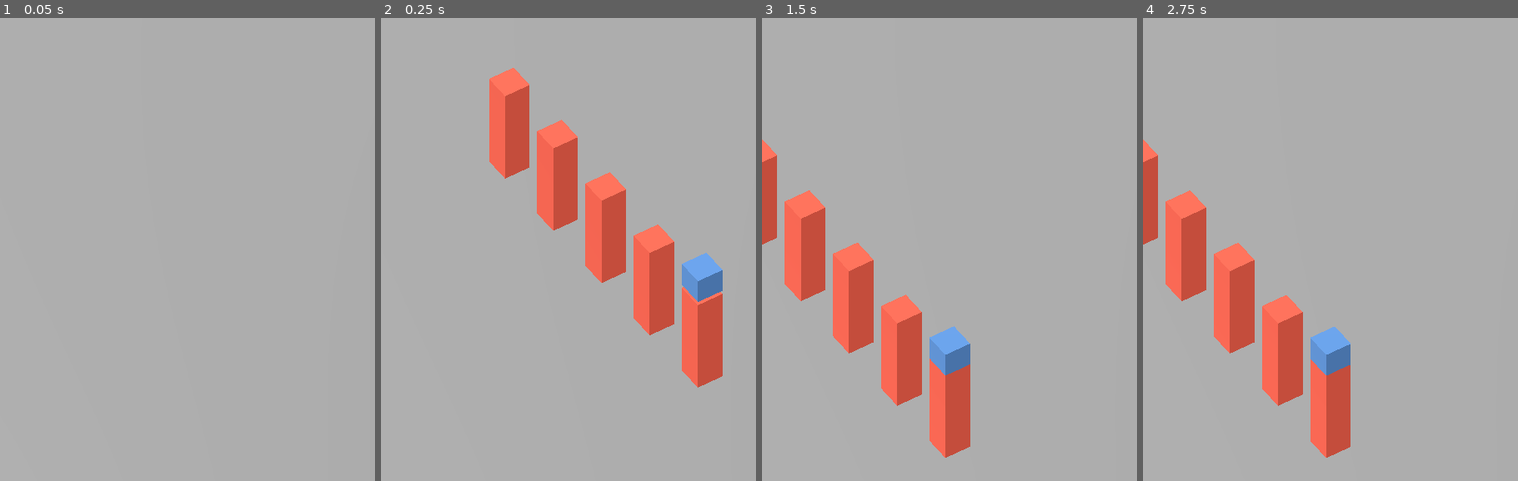
Above: before the commit, frames 1-4 (left to right).
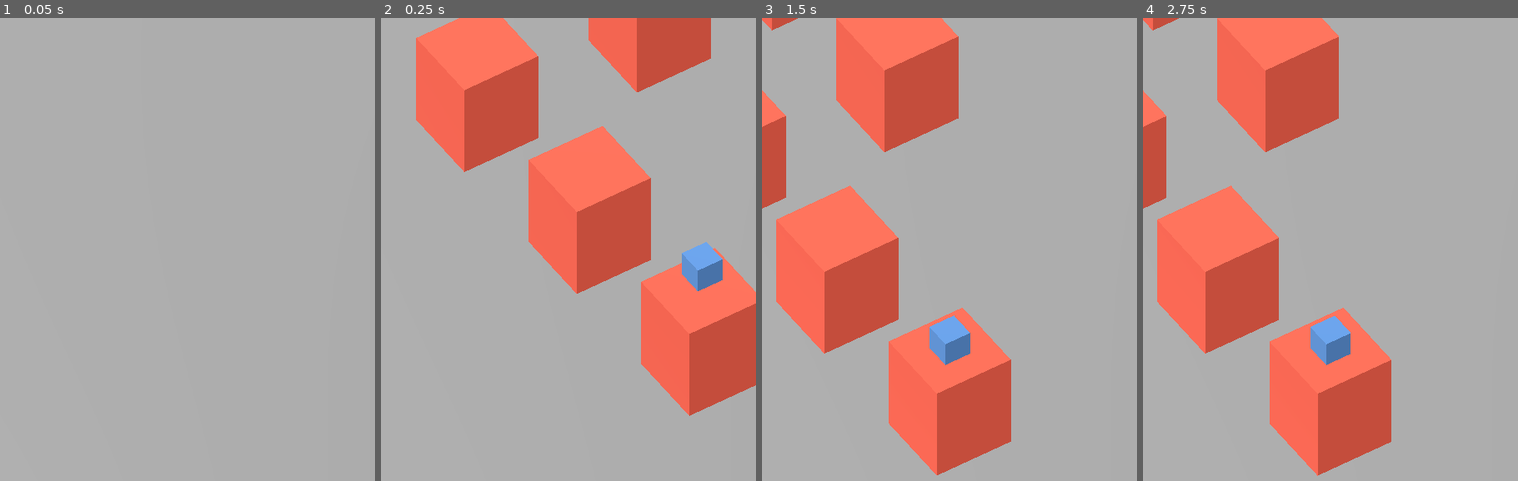
Above: after the commit, the same moments.

Repository: Skrever/ForwardJump
Game: Godot game, scene res://Content/MainScenes/MainScene.tscn
The game is run twice, just before and just after one commit, with the same random seed, the same clock (stepped at 60 frames per second) and the same inputs.
Inputs (mouse positions are in pixels of both pictures, inside the frame that each line leads up to):
- Up to frame 1 (0.05 s): no input
- Up to frame 2 (0.25 s): no input
- Up to frame 3 (1.5 s): move the mouse to (1032, 318) at 0.52 s; click (1032, 318) at 0.67 s; move the mouse to (874, 383) at 1.27 s; click (874, 383) at 1.42 s
- Up to frame 4 (2.75 s): tap Enter at 2 s; move the mouse to (1368, 203) at 2.02 s; click (1368, 203) at 2.17 s

The runs differ from the first frame. In frame 2, 27% of the frame differs, in the area x 9-100%, y 0-86%; in frame 3, 24%; in frame 4, 24%.

Commit message:
Сделан тестовый билд, отлажено упраление игроком, добавлен динамический пол

Diff:
--- a/Content/Classes/Column/Column.gd
+++ b/Content/Classes/Column/Column.gd
@@ -1,7 +1,9 @@
 class_name Collumn
-extends Node3D
+extends StaticBody3D
 
 var Use : bool = false
+var NextCollumnAt : Global.DIRECTION = Global.DIRECTION.LEFT
+
 # Called when the node enters the scene tree for the first time.
 func _ready():
 	pass
--- a/Content/Classes/Column/Column.tscn
+++ b/Content/Classes/Column/Column.tscn
@@ -3,25 +3,23 @@
 [ext_resource type="Script" path="res://Content/Classes/Column/Column.gd" id="1_i2q6p"]
 
 [sub_resource type="BoxShape3D" id="BoxShape3D_riwsd"]
-size = Vector3(1, 3.97693, 1)
+size = Vector3(3, 3.977, 3)
 
 [sub_resource type="BoxMesh" id="BoxMesh_nv2kg"]
-size = Vector3(1, 4, 1)
+size = Vector3(3, 4, 3)
 
 [sub_resource type="StandardMaterial3D" id="StandardMaterial3D_7x140"]
 albedo_color = Color(0.903223, 0.361231, 0.283591, 1)
 
-[node name="Column" type="Node3D"]
+[node name="Column" type="StaticBody3D"]
 script = ExtResource("1_i2q6p")
 
-[node name="StaticBody3D" type="StaticBody3D" parent="."]
-
-[node name="CollisionShape3D" type="CollisionShape3D" parent="StaticBody3D"]
+[node name="CollisionShape3D" type="CollisionShape3D" parent="."]
 transform = Transform3D(1, 0, 0, 0, 1, 0, 0, 0, 1, 0, 1.98366, 0)
 shape = SubResource("BoxShape3D_riwsd")
 
-[node name="Mesh" type="MeshInstance3D" parent="StaticBody3D/CollisionShape3D"]
+[node name="Mesh" type="MeshInstance3D" parent="CollisionShape3D"]
 transform = Transform3D(1, 0, 0, 0, 1, 0, 0, 0, 1, 0, -0.00626719, 0)
 mesh = SubResource("BoxMesh_nv2kg")
-skeleton = NodePath("../../..")
+skeleton = NodePath("../..")
 surface_material_override/0 = SubResource("StandardMaterial3D_7x140")
--- /dev/null
+++ b/Content/Classes/DinamicFloor/DinamicFloor.tscn
@@ -0,0 +1,21 @@
+[gd_scene load_steps=4 format=3 uid="uid://djukxyj1v26ks"]
+
+[ext_resource type="Script" path="res://Content/Classes/DinamicFloor/dinamic_floor.gd" id="1_x5vjj"]
+
+[sub_resource type="PlaneMesh" id="PlaneMesh_2bti1"]
+size = Vector2(100, 100)
+
+[sub_resource type="BoxShape3D" id="BoxShape3D_rq7yk"]
+size = Vector3(100, 0.850708, 100)
+
+[node name="DinamicFloor" type="Node3D"]
+script = ExtResource("1_x5vjj")
+
+[node name="Mesh" type="MeshInstance3D" parent="."]
+mesh = SubResource("PlaneMesh_2bti1")
+
+[node name="Area" type="Area3D" parent="."]
+
+[node name="Collision" type="CollisionShape3D" parent="Area"]
+transform = Transform3D(1, 0, 0, 0, 1, 0, 0, 0, 1, 0, -0.074646, 0)
+shape = SubResource("BoxShape3D_rq7yk")
--- /dev/null
+++ b/Content/Classes/DinamicFloor/dinamic_floor.gd
@@ -0,0 +1,13 @@
+extends Node3D
+
+# Called when the node enters the scene tree for the first time.
+func _ready() -> void:
+	Global.player.MovingFinished.connect(_move)
+
+
+# Called every frame. 'delta' is the elapsed time since the previous frame.
+func _process(delta: float) -> void:
+	pass
+
+func _move():
+	position = Global.player.position * Vector3(1,0,1)
--- a/Content/Classes/Generator/Generator.gd
+++ b/Content/Classes/Generator/Generator.gd
@@ -2,13 +2,11 @@
 
 @export_category("Columns Settings")
 @export var StartColumnLocation = Vector3.ZERO
-@export var SpawnDistance : float = 3.0
-@export var CountColumns : int
 
 #Буфер колонн
 var Collumns: Array[Collumn]
-var used_columns: Array[Node]
 var CollumnSpawnPosition := Vector3(0,30,0)
+
 
 # Called when the node enters the scene tree for the first time.
 func _ready():
@@ -20,7 +18,7 @@
 
 	_spawn_column(Global.DIRECTION.LEFT)
 	_spawn_column(Global.DIRECTION.LEFT)
-	_spawn_column(Global.DIRECTION.LEFT)
+	_spawn_column(Global.DIRECTION.FORWARD)
 	_spawn_column(Global.DIRECTION.LEFT)
 
 	Global.player.MovingFinished.connect(_spawn_next)
@@ -32,11 +30,15 @@
 	pass
 
 func _spawn_next():
-	_spawn_column(Global.Direction)
-	delete_column()
+	if Global.RandomSpawn:
+		Global.Direction = randi_range(0,1)
+		_spawn_column(Global.Direction)
+		delete_column()
+	else:
+		print("Random spawn disabled")
 
 func _create_collumn():
-	var collumn = load("uid://pvbtwtmqm74r").instantiate() #инитим коллонну
+	var collumn : Collumn = load("uid://pvbtwtmqm74r").instantiate() #инитим коллонну
 	add_child(collumn)
 	collumn.position = CollumnSpawnPosition
 	Collumns.append(collumn)
@@ -51,16 +53,21 @@
 
 	match direction_:
 		Global.DIRECTION.LEFT:
-			StartColumnLocation.x -= SpawnDistance
+			StartColumnLocation.x -= Global.Distance
+			StartColumnLocation.x = floor(StartColumnLocation.x)
 		Global.DIRECTION.FORWARD:
-			StartColumnLocation.z -= SpawnDistance
+			StartColumnLocation.z -= Global.Distance
+			StartColumnLocation.z = floor(StartColumnLocation.z)
 		Global.DIRECTION.RIGHT:
-			StartColumnLocation.x += SpawnDistance
+			StartColumnLocation.x += Global.Distance
+			StartColumnLocation.x = floor(StartColumnLocation.x)
 		Global.DIRECTION.BACK:
-			StartColumnLocation.z += SpawnDistance
+			StartColumnLocation.z += Global.Distance
+			StartColumnLocation.z = floor(StartColumnLocation.z)
 
 	Collumn.position = StartColumnLocation
 	Collumn.Use = true
+	Collumns.front().NextCollumnAt = direction_
 	Collumns.erase(Collumn)
 	Collumns.push_front(Collumn)
 
--- a/Content/Classes/Generator/Generator.tscn
+++ b/Content/Classes/Generator/Generator.tscn
@@ -4,4 +4,3 @@
 
 [node name="Generator" type="Node3D"]
 script = ExtResource("1_f6mlm")
-CountColumns = 10
--- a/Content/Classes/Global/Global.gd
+++ b/Content/Classes/Global/Global.gd
@@ -3,14 +3,15 @@
 enum DIRECTION
 {
 	LEFT,
+	FORWARD,
 	RIGHT,
-	FORWARD,
 	BACK
 }
 
 # Сторона и длинна, куда должен двигаться игрок и спавниться колоннки
 var Direction : DIRECTION = DIRECTION.LEFT
-var Distance : int = 3
+var Distance : int = 7
 var MaxCountCollumns : int = 10
+var RandomSpawn : bool = true
 
 var player : Player
--- a/Content/Classes/Player/Player.gd
+++ b/Content/Classes/Player/Player.gd
@@ -11,20 +11,27 @@
 
 #Сжатия игрока
 @export_category("Player Settings")
-@export var MaxCompression : float = 400
-var CurrentCompression : float = 1
+@export var MinCompression : float = 0.3
+@export var MaxCompression : float = 1
 @export var JumpCurve : Curve
 @export var MaxJump : float = 3
 @export var JumpTime : float = 1
+@export var MaxLengthTouch : float = 300
 
 #Компоненты игрока
-@onready var MeshInstance : MeshInstance3D = $Collision/Mesh
+@onready var rdMesh : MeshInstance3D = $Collision/Root/Mesh
+@onready var rdCheckFloor: RayCast3D = $Collision/CheckFloor
+@onready var rdRoot: Node3D = $Collision/Root
 
 
 var moving : bool = false
 var lastPosition : Vector3
 var nextPosition : Vector3
-var CompressinRatio : float
+var lastRotation : Vector3
+var nexRotation : Vector3
+var CompressinRatio : float = 1
+var BottomColumn : Collumn
+var Force : float = 1.4
 
 # Called when the node enters the scene tree for the first time.
 func _ready():
@@ -34,6 +41,7 @@
 # Called every frame. 'delta' is the elapsed time since the previous frame.
 func _process(delta):
 	pass
+	#print(BottomColumn)
 
 func _physics_process(delta):
 	if (!is_on_floor() and !moving):
@@ -41,45 +49,61 @@
 	move_and_slide()
 
 func _input(event):
-	if !moving:
+
 		#Касание экрана
-		if event is InputEventScreenTouch and event.is_pressed():
-			StartTouch = event.position
-			IsPressed = true
+	if event is InputEventScreenTouch and event.is_pressed():
+		StartTouch = event.position
+		IsPressed = true
 
-		#Конец касания экрана
-		if event is InputEventScreenTouch and event.is_released():
-			IsPressed = false
-			create_tween().tween_property(self, "scale", Vector3(1, 1, 1), 0.05)
-			print("CompressinRatio: ", CompressinRatio)
-			if CompressinRatio < 0.7: move()
+	#Конец касания экрана
+	if event is InputEventScreenTouch and event.is_released():
+		IsPressed = false
+		create_tween().tween_property(self, "scale", Vector3(1, 1, 1), 0.05)
+		if CompressinRatio < 0.8 and BottomColumn != null: move()
 
-		#Положение текущего касания
-		if IsPressed and (scale.y <= 1) and (scale.y >= 0.3):
+	#Положение текущего касания
+	if IsPressed : #and (scale.y <= 1) and (scale.y >= 0.3):
+		if event is not InputEventKey:
 			RelativeTouch = event.position
-			CurrentCompression = abs((StartTouch.y - RelativeTouch.y)) / 30
-			scale.y = (scale.y - (CurrentCompression/MaxCompression))
+			var alpha = -(StartTouch.y - RelativeTouch.y) / MaxLengthTouch
+			if alpha > 1: alpha = 1
+			elif alpha < -1 : alpha = -1
+			scale.y = (1 - alpha) if MinCompression < (1 - alpha) else MinCompression
+			if scale.y > MaxCompression:  scale.y = MaxCompression
 			CompressinRatio = scale.y
 
 func move():
 	moving = true
 	MovingStarted.emit()
 	lastPosition = position
-	match Global.Direction:
+	match BottomColumn.NextCollumnAt:
 		Global.DIRECTION.LEFT:
-			nextPosition = position + Vector3(-Global.Distance, 0, 0)
+			nextPosition = position + Vector3(-Global.Distance, 0, 0) * (Force - CompressinRatio)
+			nexRotation = rdMesh.rotation + Vector3(0,0,deg_to_rad(180))
+		Global.DIRECTION.FORWARD:
+			nextPosition = position + Vector3(0, 0, -Global.Distance) * (Force - CompressinRatio)
+			nexRotation = rdMesh.rotation + Vector3(deg_to_rad(-180),0,0)
 		Global.DIRECTION.RIGHT:
-			nextPosition = position + Vector3(Global.Distance, 0, 0)
-		Global.DIRECTION.FORWARD:
-			nextPosition = position + Vector3(0, 0, -Global.Distance)
-	#nextPosition *= (1.3 - CompressinRatio)
+			nextPosition = position + Vector3(Global.Distance, 0, 0) * (Force - CompressinRatio)
+			nexRotation = rdMesh.rotation + Vector3(0,0,deg_to_rad(-180))
+	lastRotation = rdMesh.rotation
 	var movingTween := create_tween().tween_method(_curve_move, 0.0, 1.0, JumpTime * (1 - CompressinRatio))
 	await movingTween.finished
-
 	moving = false
 	MovingFinished.emit()
 
 func _curve_move(alpha : float):
 	position = lerp(lastPosition, nextPosition, alpha)
 	position.y = lastPosition.y + JumpCurve.sample(alpha) * MaxJump * (1 - CompressinRatio)
-	MeshInstance.rotation.z = deg_to_rad(lerp(0, 360, alpha))
+	rdMesh.rotation = lerp(lastRotation, nexRotation, alpha)
+
+
+func _on_checker_body_entered(body: Node3D) -> void:
+	if body is Collumn:
+		BottomColumn = body
+
+
+
+func _on_checker_body_exited(body: Node3D) -> void:
+	if body is Collumn:
+		BottomColumn = null
--- a/Content/Classes/Player/Player.tscn
+++ b/Content/Classes/Player/Player.tscn
@@ -13,13 +13,35 @@
 [sub_resource type="StandardMaterial3D" id="StandardMaterial3D_fjfkj"]
 albedo_color = Color(0.338395, 0.530045, 0.773421, 1)
 
+[sub_resource type="BoxShape3D" id="BoxShape3D_akq4u"]
+size = Vector3(0.95, 0.177246, 0.95)
+
 [node name="Player" type="CharacterBody3D"]
 script = ExtResource("1_kswa7")
 JumpCurve = SubResource("Curve_4g42k")
 
 [node name="Collision" type="CollisionShape3D" parent="."]
+transform = Transform3D(1, 0, 0, 0, 1, 0, 0, 0, 1, 0, 0.513805, 0)
 shape = SubResource("BoxShape3D_8udbd")
 
-[node name="Mesh" type="MeshInstance3D" parent="Collision"]
+[node name="Root" type="Node3D" parent="Collision"]
+
+[node name="Mesh" type="MeshInstance3D" parent="Collision/Root"]
 mesh = SubResource("BoxMesh_hyoxq")
+skeleton = NodePath("../..")
 surface_material_override/0 = SubResource("StandardMaterial3D_fjfkj")
+
+[node name="CheckFloor" type="RayCast3D" parent="Collision"]
+transform = Transform3D(1, 0, 0, 0, 1, 0, 0, 0, 1, 0, -0.40943, 0)
+target_position = Vector3(0, -2, 0)
+
+[node name="Checker" type="Area3D" parent="."]
+transform = Transform3D(1, 0, 0, 0, 1, 0, 0, 0, 1, 0, -0.273852, 0)
+collision_layer = 0
+
+[node name="CheckFloor" type="CollisionShape3D" parent="Checker"]
+transform = Transform3D(1, 0, 0, 0, 1, 0, 0, 0, 1, 0, 0.0124307, 0)
+shape = SubResource("BoxShape3D_akq4u")
+
+[connection signal="body_entered" from="Checker" to="." method="_on_checker_body_entered"]
+[connection signal="body_exited" from="Checker" to="." method="_on_checker_body_exited"]
--- a/Content/MainScenes/MainScene.tscn
+++ b/Content/MainScenes/MainScene.tscn
@@ -1,19 +1,9 @@
-[gd_scene load_steps=8 format=3 uid="uid://skyapf40d7lg"]
+[gd_scene load_steps=6 format=3 uid="uid://skyapf40d7lg"]
 
 [ext_resource type="PackedScene" uid="uid://ccba8a6xdtcd7" path="res://Content/Classes/Camera/tracking_camera.tscn" id="1_555a4"]
 [ext_resource type="PackedScene" uid="uid://0o5jeu8n6e6x" path="res://Content/Classes/Generator/Generator.tscn" id="1_plau4"]
 [ext_resource type="PackedScene" uid="uid://waqdjnmtb8sl" path="res://Content/Classes/Player/Player.tscn" id="2_4u52e"]
-[ext_resource type="Script" path="res://Content/MainScenes/path_3d.gd" id="4_5kv17"]
-
-[sub_resource type="BoxMesh" id="BoxMesh_cvcha"]
-size = Vector3(100, 1, 100)
-
-[sub_resource type="Curve3D" id="Curve3D_bv3bj"]
-_data = {
-"points": PackedVector3Array(0, 0, 0, 0, 0, 0, 3, 0, 0, 1.5, 0, 0, -0.74, 0, 0, 1.77031, 1.69966, 0, 0, 0, 0, 0, 0, 0, 0, 0, 0),
-"tilts": PackedFloat32Array(0, 0, 0)
-}
-point_count = 3
+[ext_resource type="PackedScene" uid="uid://djukxyj1v26ks" path="res://Content/Classes/DinamicFloor/DinamicFloor.tscn" id="4_vq4ek"]
 
 [sub_resource type="Environment" id="Environment_p0hts"]
 background_color = Color(0.52616, 0.273195, 0.225693, 1)
@@ -35,17 +25,7 @@
 [node name="Generator" parent="." instance=ExtResource("1_plau4")]
 transform = Transform3D(1, 0, 0, 0, 1, 0, 0, 0, 1, 0, -0.0388284, 0)
 
-[node name="Floor" type="MeshInstance3D" parent="."]
-transform = Transform3D(1, 0, 0, 0, 1, 0, 0, 0, 1, 0, -0.523935, 0)
-mesh = SubResource("BoxMesh_cvcha")
-
-[node name="MovementCurve" type="Path3D" parent="."]
-transform = Transform3D(1, 0, 0, 0, 1, 0, 0, 0, 1, 0.142982, 8.51053, 0)
-curve = SubResource("Curve3D_bv3bj")
-script = ExtResource("4_5kv17")
-
-[node name="Slide" type="PathFollow3D" parent="MovementCurve"]
-transform = Transform3D(1.53515e-07, 0.81019, 0.586166, -2.98023e-08, 0.586166, -0.81019, -1, 1.06907e-07, 1.14131e-07, 3, 0, 0)
+[node name="DinamicFloor" parent="." instance=ExtResource("4_vq4ek")]
 
 [node name="WorldEnvironment" type="WorldEnvironment" parent="."]
 environment = SubResource("Environment_p0hts")
--- a/Content/MainScenes/path_3d.gd
+++ /dev/null
@@ -1,21 +0,0 @@
-extends Path3D
-
-@onready var rdSlide : PathFollow3D = $Slide
-var t := 0.0
-
-# Called when the node enters the scene tree for the first time.
-func _ready() -> void:
-	pass # Replace with function body.
-
-
-# Called every frame. 'delta' is the elapsed time since the previous frame.
-func _process(delta: float) -> void:
-	t += delta
-
-func _activate(body : Node3D):
-	print("234")
-	rdSlide.add_child(body)
-	print("Children of Curve: ",rdSlide.get_children())
-	create_tween().tween_property(rdSlide, "progress_ratio", 1.0, 0.2)
-	add_sibling(body)
-	#rdSlide.progress_ratio = 0;
--- /dev/null
+++ b/build/index.manifest.json
@@ -0,0 +1 @@
+{"background_color":"#000000","display":"standalone","icons":[{"sizes":"144x144","src":"index.144x144.png","type":"image/png"},{"sizes":"180x180","src":"index.180x180.png","type":"image/png"},{"sizes":"512x512","src":"index.512x512.png","type":"image/png"}],"name":"Forward Jump","orientation":"any","start_url":"./index.html"}
--- a/project.godot
+++ b/project.godot
@@ -21,9 +21,10 @@
 
 [display]
 
-window/size/viewport_width=720
-window/size/viewport_height=1280
-window/size/resizable=false
+window/size/viewport_width=486
+window/size/viewport_height=864
+window/stretch/mode="canvas_items"
+window/stretch/aspect="keep_height"
 window/handheld/orientation=1
 
 [input_devices]
Not shown: 1 places in Content/Classes/Player/Player.tscn that only renumber resources
Not shown, added: build/index.icon.png.import
Not shown, added: build/index.png.import
Not shown, added: export_presets.cfg
Not shown, added: build/index.audio.worklet.js
Not shown, added: build/index.html
Not shown, added: build/index.icon.png
Not shown, added: build/index.js
Not shown, added: build/index.offline.html
Not shown, added: build/index.pck
Not shown, added: build/index.png
Not shown, added: build/index.service.worker.js
(and 3 more such lines)
